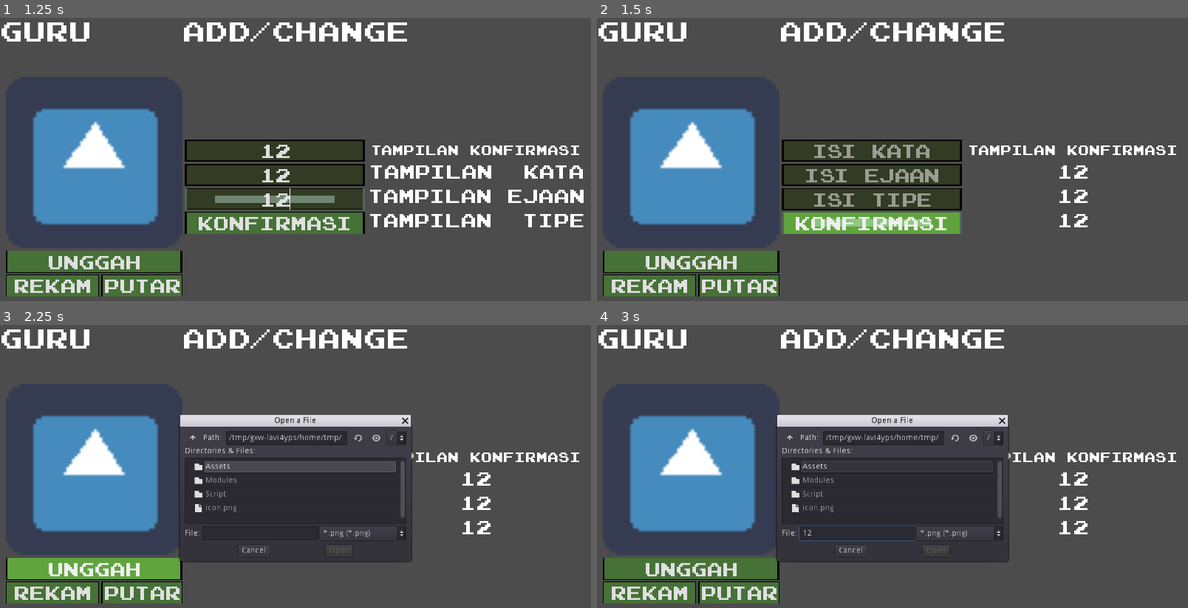
Above: before the commit, frames 1-4 (two rows, left to right).
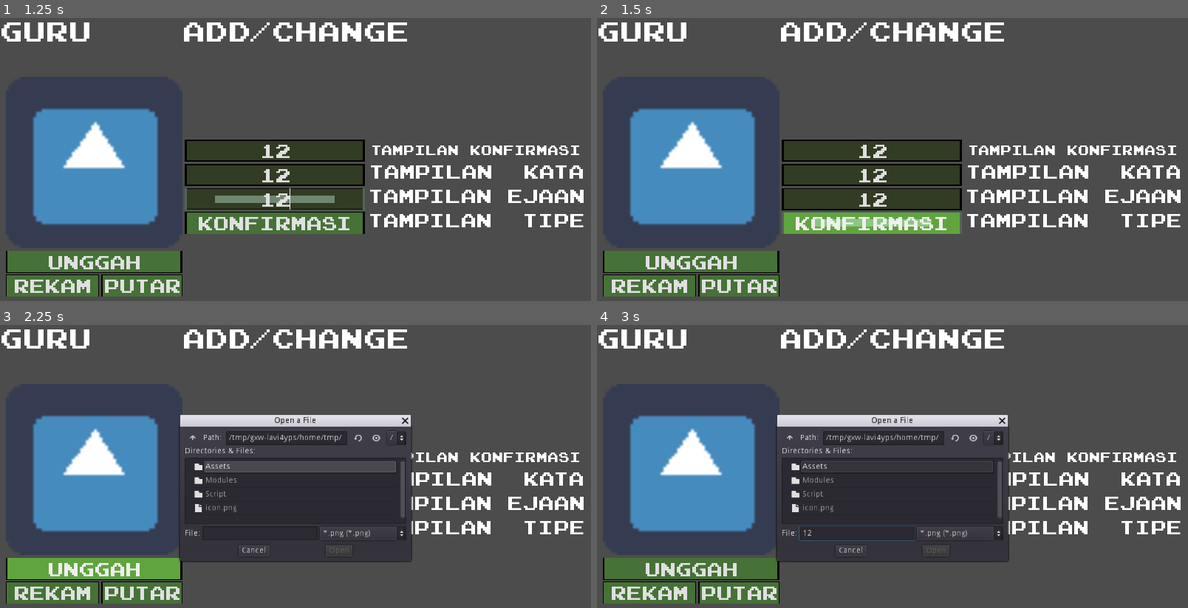
Above: after the commit, the same moments.

Repository: yosmart2499/Project-Godot
Game: Godot game, scene res://Modules/UI/Add Edit Delete Display View/Add Change/AddChange.tscn
Two runs of this game, one before a commit and one after it. Both use one fixed random seed, a clock stepped at 60 frames per second and the inputs below. This scene is started directly instead of the project's main scene. The engine's default icon, where the game draws it, is replaced by a stand-in: a white triangle on a blue panel in a dark square.
Inputs (mouse positions are in pixels of both pictures, inside the frame that each line leads up to):
- Up to frame 1 (1.25 s): click (271, 151) at 0.52 s; type "12" at 0.6 s; click (271, 173) at 0.75 s; type "12" at 0.83 s; click (271, 199) at 0.98 s; type "12" at 1.07 s
- Up to frame 2 (1.5 s): click "Konfirmasi" at 1.25 s
- Up to frame 3 (2.25 s): click "Unggah" at 2 s
- Up to frame 4 (3 s): click (857, 534) at 2.77 s; type "12" at 2.85 s

Frame 1 is identical in both runs. In frame 2, 3.7% of the frame differs, in the area x 35-99%, y 44-74%; in frame 3, 1.7%; in frame 4, 1.7%.
Error in both runs: Invalid get index 'text' (on base: 'Nil'). (res://Modules/UI/Add)

Commit message:
Bug fixing
Bug when changing an item the screen still in the changing scene.

Diff:
--- a/_04. Alat Bantu Baca Tulis/Modules/UI/Add Edit Delete Display View/Add Change/AddChange.gd
+++ b/_04. Alat Bantu Baca Tulis/Modules/UI/Add Edit Delete Display View/Add Change/AddChange.gd
@@ -71,6 +71,8 @@
 		UserAccess.ref_ortho_repo.add_item(temp_item);
 	else:
 		UserAccess.ref_ortho_repo.change_item(temp_item, UserAccess.ref_selected_item);
+		UserAccess.set_screen(UserAccess.Scene.DISPLAY_GRAPHEME_LIST);
+		return;
 	$HBoxContainer/VBoxContainer3/WordDisplay.text = $HBoxContainer/VBoxContainer2/Word.text.capitalize();
 	$HBoxContainer/VBoxContainer3/SpellingDisplay.text = $HBoxContainer/VBoxContainer2/Spelling.text.capitalize().replace(" ", "");
 	$HBoxContainer/VBoxContainer3/TypeDisplay.text = $HBoxContainer/VBoxContainer2/Type.text.capitalize();
--- a/_04. Alat Bantu Baca Tulis/Modules/UI/Add Edit Delete Display View/Add Change/AddChange.tscn
+++ b/_04. Alat Bantu Baca Tulis/Modules/UI/Add Edit Delete Display View/Add Change/AddChange.tscn
@@ -82,6 +82,7 @@
 margin_top = -65.0
 margin_right = 517.5
 margin_bottom = 65.0
+rect_min_size = Vector2( 150, 52.5 )
 window_title = "Open a File"
 mode = 0
 access = 2
